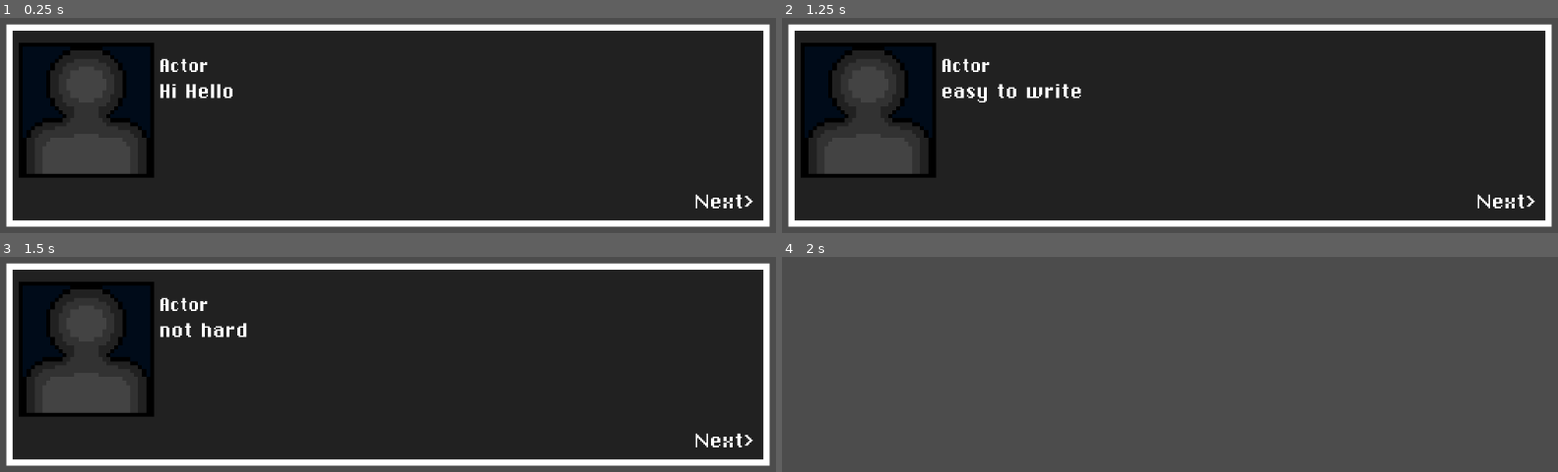
Above: before the commit, frames 1-4 (two rows, left to right).
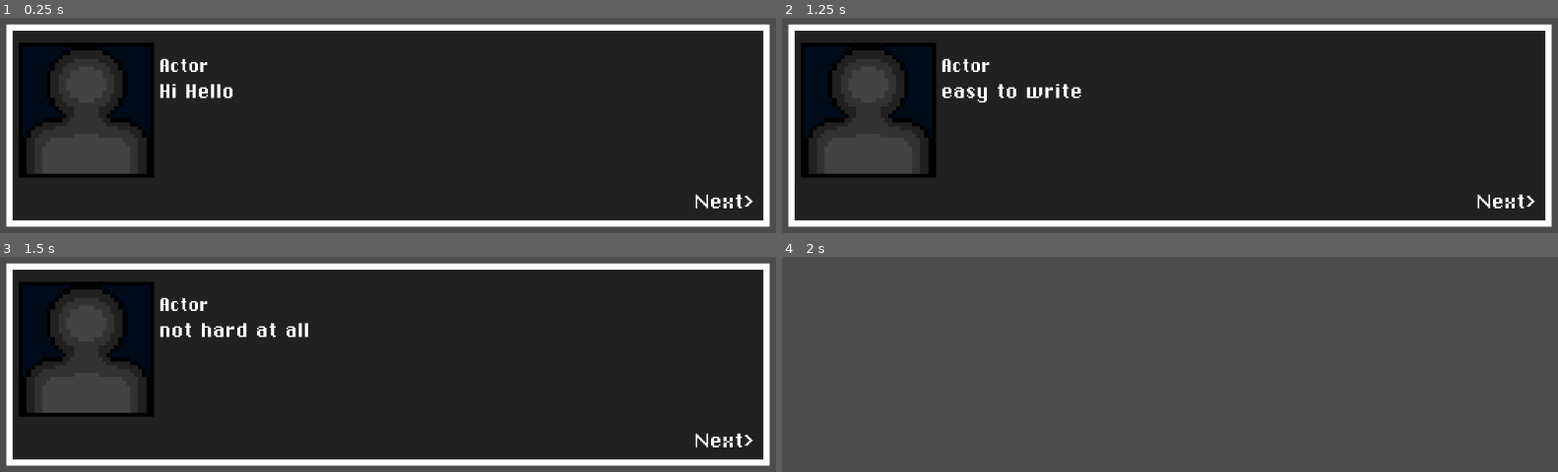
Above: after the commit, the same moments.

Repository: Boyquotes/Godot_Dialog_System
Game: Godot game, scene res://Scene/DialogBox.tscn
Same seed, same stepped clock (60 frames per second), same inputs: the game is played once before the commit and once after it. The project has no main scene, so this scene is started directly.
Inputs:
- Up to frame 1 (0.25 s): no input
- Up to frame 2 (1.25 s): tap Enter (ui_accept) at 0.5, 0.77 s
- Up to frame 3 (1.5 s): tap Enter (ui_accept) at 1.25 s
- Up to frame 4 (2 s): tap Enter (ui_accept) at 1.52 s

Frames 1-2 are identical in both runs. In frame 3, 0.2% of the frame differs, in the area x 33-40%, y 30-38%; in frame 4, nothing differs.

Commit message:
second commit

Diff:
--- a/Scene/Script/DialogBox.gd
+++ b/Scene/Script/DialogBox.gd
@@ -8,7 +8,7 @@
 
 func _physics_process(delta):
 	SetName("Actor")
-	WriteLine("Hi Hello","This is good dialog box", "easy to write", "not hard")
+	WriteLine("Hi Hello","This is good dialog box", "easy to write", "not hard at all")
 
 func SetName(Name):
 	$Texts/Name.text = Name
